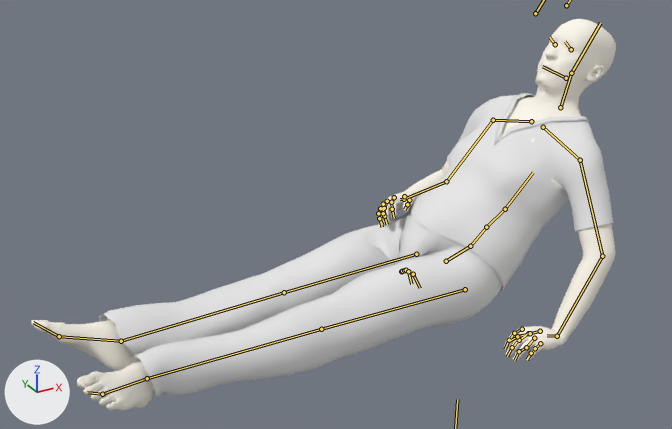
An edit to the Blender file blend/man/m1_B_GastricFeeding.blend, drawn before and after from the same camera.
Both versions are drawn from a camera (50 mm lens) standing at (-0.882, -1.502, 2.221) and looking at (0.344, 0.727, 1.106). Every picture has the same lights, and +X, +Y and +Z are marked at lower left. Both versions are drawn at frame 240 of the action 'm0099_sit_in_bed'; the numbers are the values there. The bones that bend it are drawn over the model as lines.

Objects in the first picture: 'M1:Adult_male_genitalia', 'M1:Harvey_fscrubbottoms2', 'M1:Harvey_fscrubtop2'.
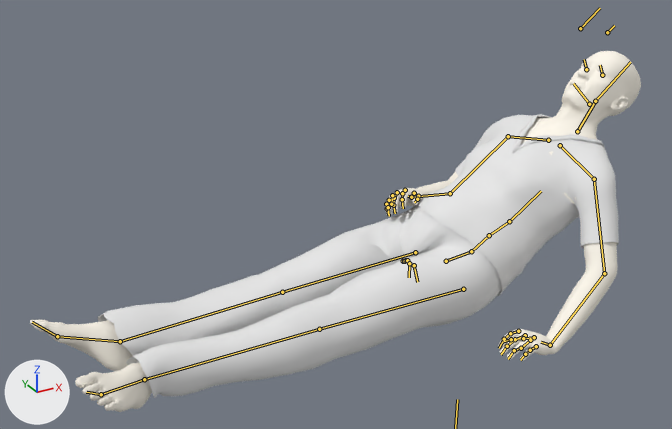
What differs and where, as boxes [x1, y1, x2, y2] in the pictures (672 x 429 px):
'M1:Harvey_fscrubbottoms2', posed
    before: [99, 209, 503, 397]
    after: [98, 205, 502, 398]
'M1:Harvey_fscrubtop2', posed (8% shorter)
    before: [408, 93, 613, 291]
    after: [413, 114, 619, 296]
'M1:Adult_male_genitalia', posed (8% shorter)
    before: [31, 19, 616, 411]
    after: [30, 51, 641, 412]
'M1:High-poly', posed
    before: [550, 41, 572, 49]
    after: [583, 65, 604, 74]
bone 'pelvis', root to tip
    before: (446, 261) to (470, 246)
    after: (446, 261) to (471, 251)
bone 'neck_01', root to tip
    before: (560, 107) to (571, 73)
    after: (577, 131) to (595, 101)

The change in detail:
Bone 'pelvis' (bone_pelvis) turns from (11, -63, -84) to (1, -63, -86) degrees about its own x, y and z.
Bone 'neck_01' (bone_neck_01) turns from (-3, 0, 2) to (-8, 0, 2) degrees about its own x, y and z.
